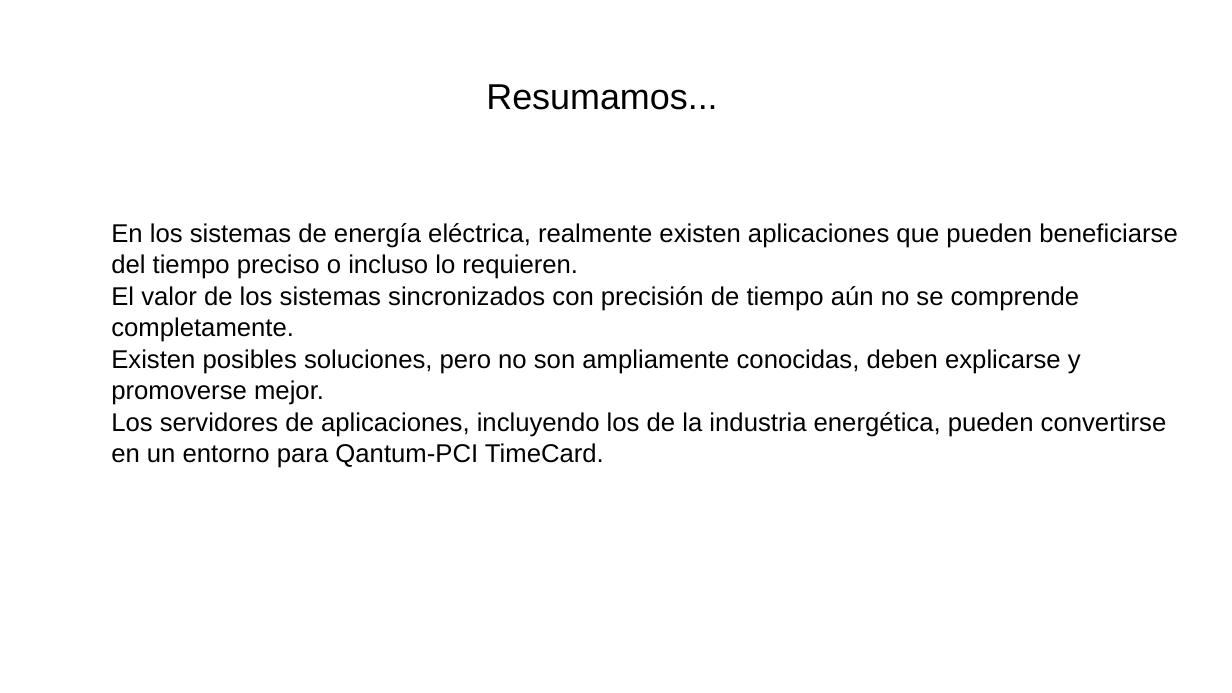
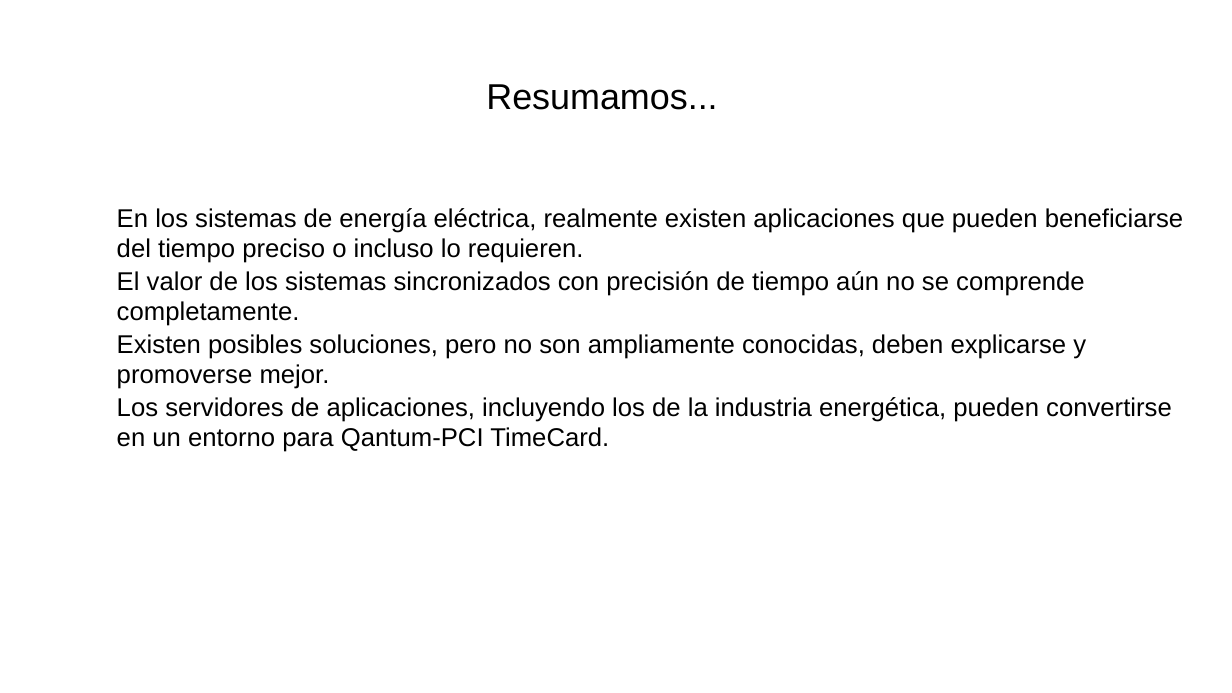
Before and after one commit to SiwaNetwork/QUANTUM, a slide deck: slide 11 of Time-Card/ДОКУМЕНТЫ/МАТЕРИАЛ СТАТЬИ/Применение в энергетике испанский.pptx (slide 17 before the commit). Drawn at 1232x693 pixels with LibreOffice and Linux fonts; fonts in the diff are those of the drawing. Boxes give left, top, right and bottom in pixels: in the first picture for what was removed or moved away, otherwise in the second. Text is boxed around its words. In the diff, an @@ line names an element or a change of style, - is before the commit and + after.

```diff
--- a/Time-Card/ДОКУМЕНТЫ/МАТЕРИАЛ СТАТЬИ/Применение в энергетике испанский.pptx
+++ b/Time-Card/ДОКУМЕНТЫ/МАТЕРИАЛ СТАТЬИ/Применение в энергетике испанский.pptx
@@ text "En los sistemas de energía ...": place and size @@
-text "En los sistemas de energía ..." at (111,223,1178,468)
+text "En los sistemas de energía ..." at (117,208,1184,452)
```
Also in this commit, not shown: 9 other slides changed, 3 slides added, 7 slides removed.
